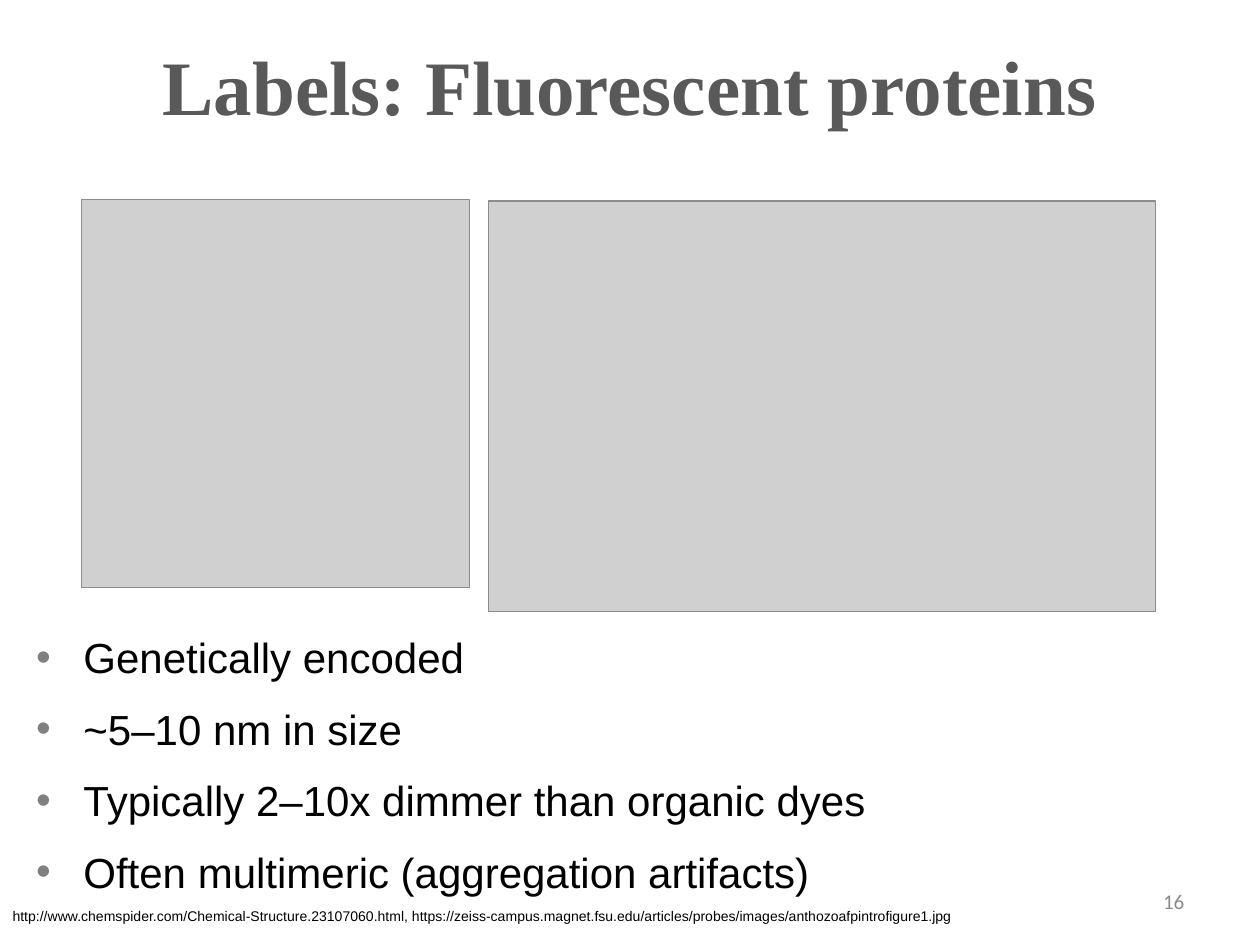
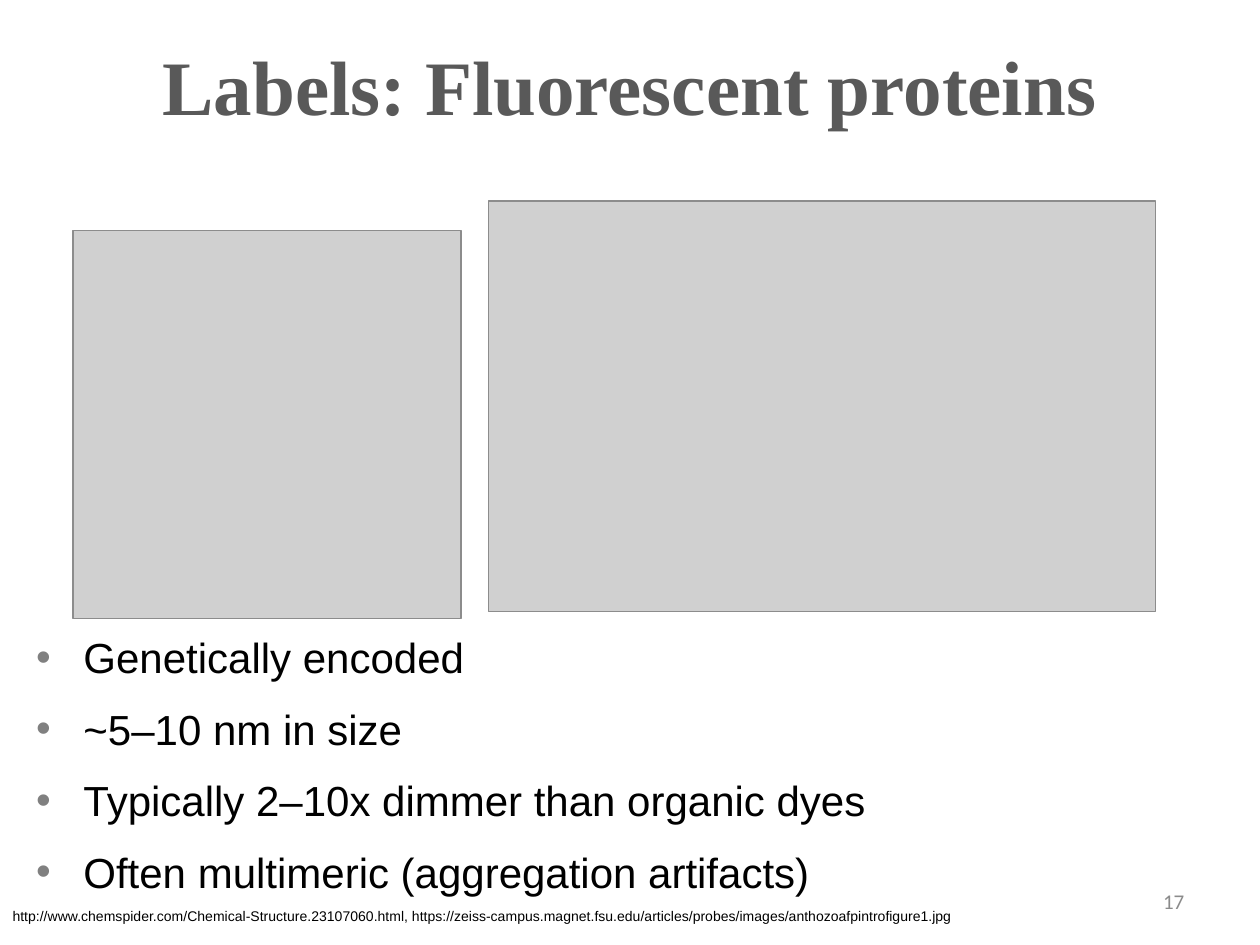
Before and after one commit to beliveau-lab/gen575, a slide deck: slide 17 of lectures/15.Fluorescent.Labels.pptx (slide 16 before the commit). Drawn at 1260x945 pixels with LibreOffice and Linux fonts; fonts in the diff are those of the drawing; grey boxes stand for pictures. Boxes give left, top, right and bottom in pixels: in the first picture for what was removed or moved away, otherwise in the second. Text is boxed around its words. In the diff, an @@ line names an element or a change of style, - is before the commit and + after.

Commit message:
Updated lecture 15 slides

```diff
--- a/lectures/15.Fluorescent.Labels.pptx
+++ b/lectures/15.Fluorescent.Labels.pptx
@@ picture: place and size @@
-picture at [82, 199, 470, 587]
+picture at [73, 231, 461, 619]
@@ page number at [1163, 895, 1184, 909]: text changed @@
-16
+17
```
Also in this commit, not shown: 1 slide added, 2 slides removed.
